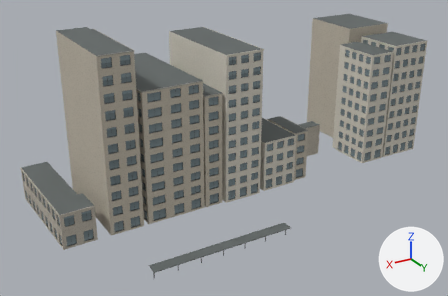
Before and after pictures for a commit that changed the glTF model experience/public/assets/neighborhoods/shijo-east/cells/cell-e001-s001/near.gltf.
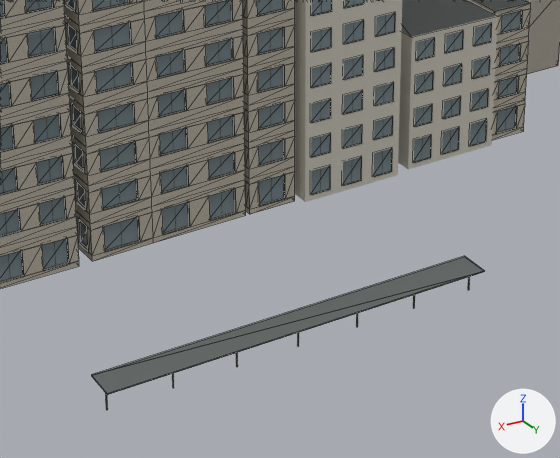
There are two pictures of each version: one whole from a 50 mm camera at (224.4, 84.2, 65.1) aimed at (158.8, -25.1, 10.5), one close up on the part from 26% to 71% of the width and 44% to 100% of the height. Every picture has the same lights, and +X, +Y and +Z are marked at lower right. The first two pictures are the older version. The close-ups show mesh edges as thin lines.

Objects in the first close-up: 'cell-e001-s001_near_frame', 'cell-e001-s001_near_glass', 'cell-e001-s001_near_granite', 'cell-e001-s001_near_plaster', 'cell-e001-s001_near_roof', 'cell-e001-s001_near_stone', 'cell-e001-s001_near_tile-wall'.
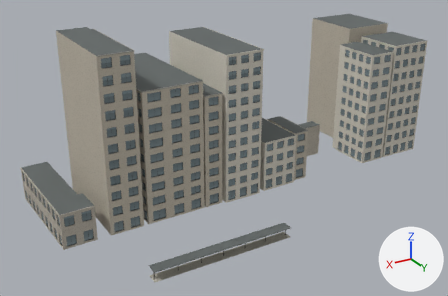
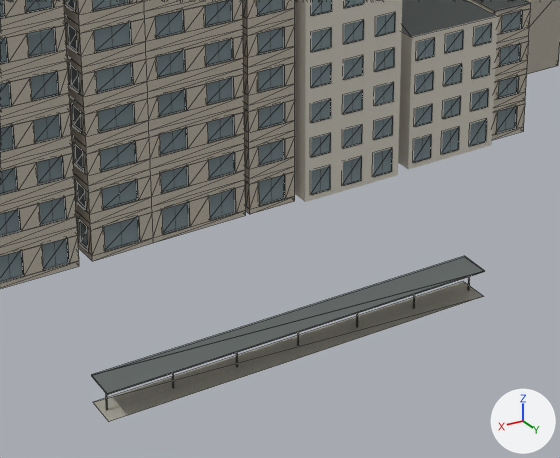
Where the change shows, as pixel boxes (x1, y1, x2, y2) in the close-ups (560 x 458 px):
```json
{"object": "cell-e001-s001_near_paving", "change": "added", "after": [93, 281, 483, 421]}
```

The change, as JSON lines over the scene's bpy script:
```json
{"op": "add", "block": "img_paving_normal_png", "code": ["img_paving_normal_png = load_image('paving-normal.png', '../../shared/materials/paving-normal.webp', 256, 256, 'Non-Color')"]}
{"op": "add", "block": "img_paving_color_png", "code": ["img_paving_color_png = load_image('paving-color.png', '../../shared/materials/paving-color.webp', 256, 256, 'sRGB')"]}
{"op": "add", "block": "img_paving_roughness_png", "code": ["img_paving_roughness_png = load_image('paving-roughness.png', '../../shared/materials/paving-roughness.webp', 256, 256, 'Non-Color')"]}
{"op": "add", "block": "mat_paving", "code": ["mat_paving = bpy.data.materials.new('paving')", "# uses the picture img_paving_color_png", "# uses the picture img_paving_normal_png", "# uses the picture img_paving_roughness_png"]}
{"op": "add", "block": "me_cell_e001_s001_near_paving", "code": ["me_cell_e001_s001_near_paving = bpy.data.meshes.new('cell-e001-s001_near_paving')", "me_cell_e001_s001_near_paving.from_pydata(...)  # 4 vertices, 2 faces; spans x 158.0..187.7, y -3.1..-0.6, z 0.0", "me_cell_e001_s001_near_paving.materials.append(mat_paving)"]}
{"op": "add", "block": "ob_cell_e001_s001_near_paving", "code": ["ob_cell_e001_s001_near_paving = bpy.data.objects.new('cell-e001-s001_near_paving', me_cell_e001_s001_near_paving)", "ob_cell_e001_s001_near_paving.location = (0.0, 0.0, 0.0)"]}
```
